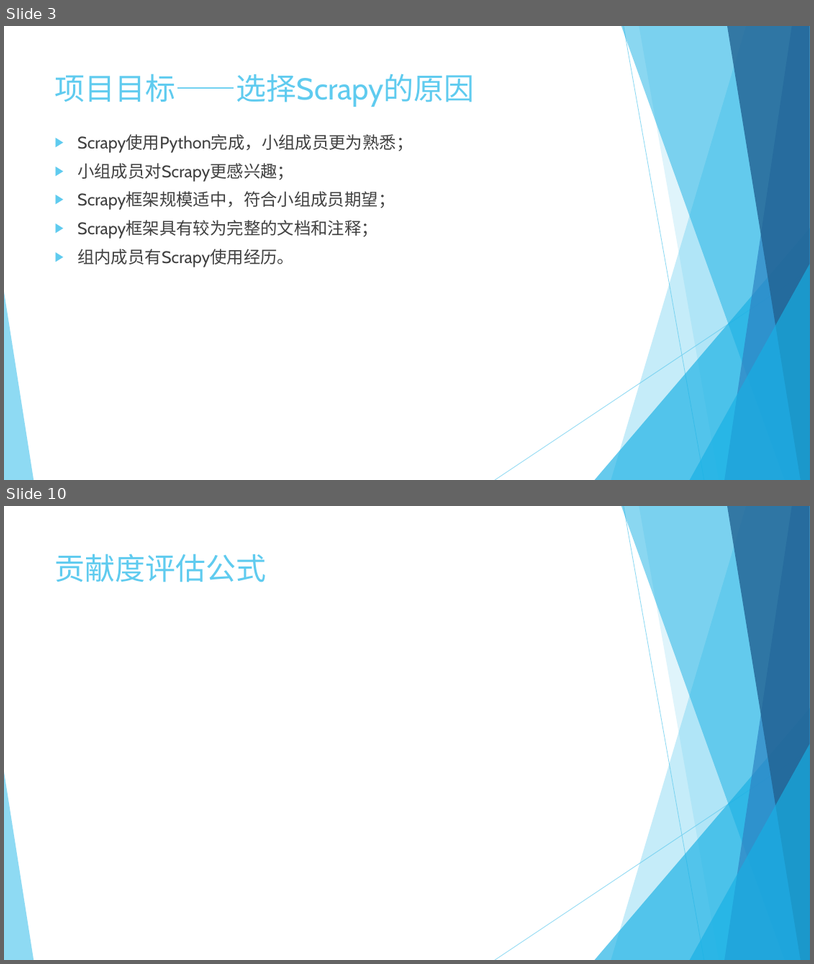
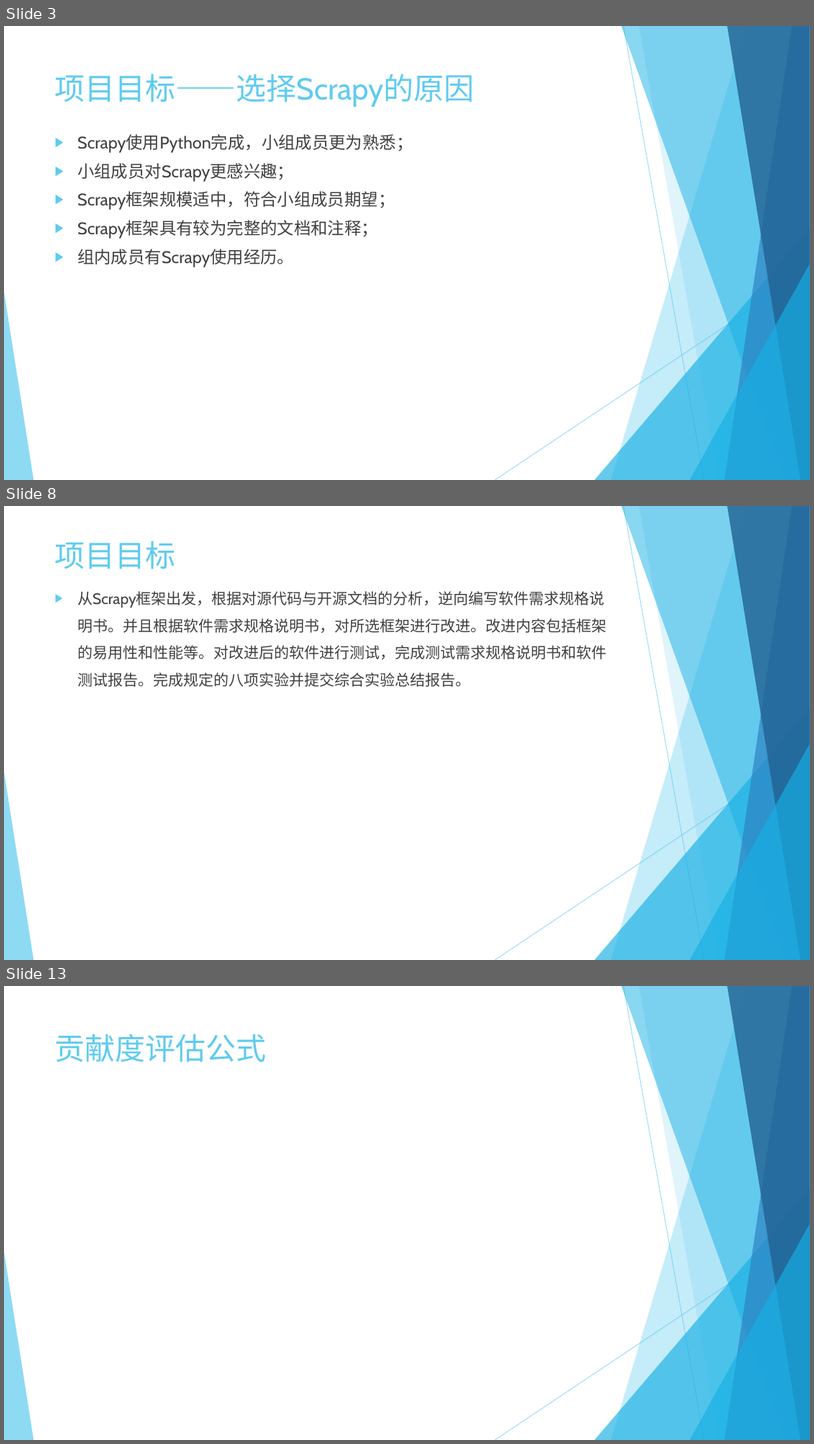
Before and after one commit to bhsei/20_B, a slide deck: 2-幻灯片/第3周-项目计划.pptx. Shown one above the other, each under a label of ours: slides 3 and 10 before the commit, slides 3, 8 and 13 after it; the slides between them are not shown. The pictures are 814x964 and 814x1444 pixels, drawn with LibreOffice and Linux fonts; fonts in the diff are those of the drawing; grey boxes stand for pictures. Boxes give left, top, right and bottom in pixels: in the first picture for what was removed or moved away, otherwise in the second. Text is boxed around its words. In the diff, an @@ line names an element or a change of style, - is before the commit and + after.

```diff
--- a/2-幻灯片/第3周-项目计划.pptx
+++ b/2-幻灯片/第3周-项目计划.pptx
@@ slide 8 added at (4,506,810,960), background #FFFFFF; not listed: 10 template elements that a slide beside it also shows @@
@@ title added at (55,541,176,569), 36 pt, text #5FCBEF @@
+项目目标
@@ text added at (77,591,607,687), 18 pt, text #404040 @@
+▶ 从Scrapy框架出发，根据对源代码与开源文档的分析，逆向编写软件需求规格说明书。并且根据软件需求规格说明书，对所选框架进行改进。改进内容包括框架的易用性和性能等。对改进后的软件进行测试，完成测试需求规格说明书和软件测试报告。完成规定的八项实验并提交综合实验总结报告。
@@ what was slide 10 is now slide 13 @@
```
Also in this commit, not shown: 5 slides changed, 4 other slides added, 1 slide removed, 2 other files.
